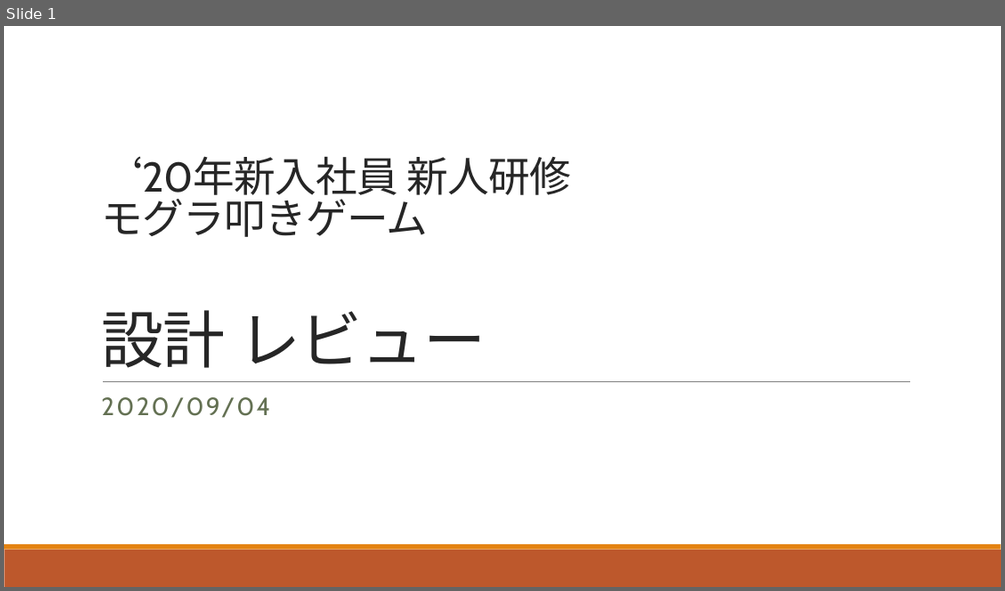
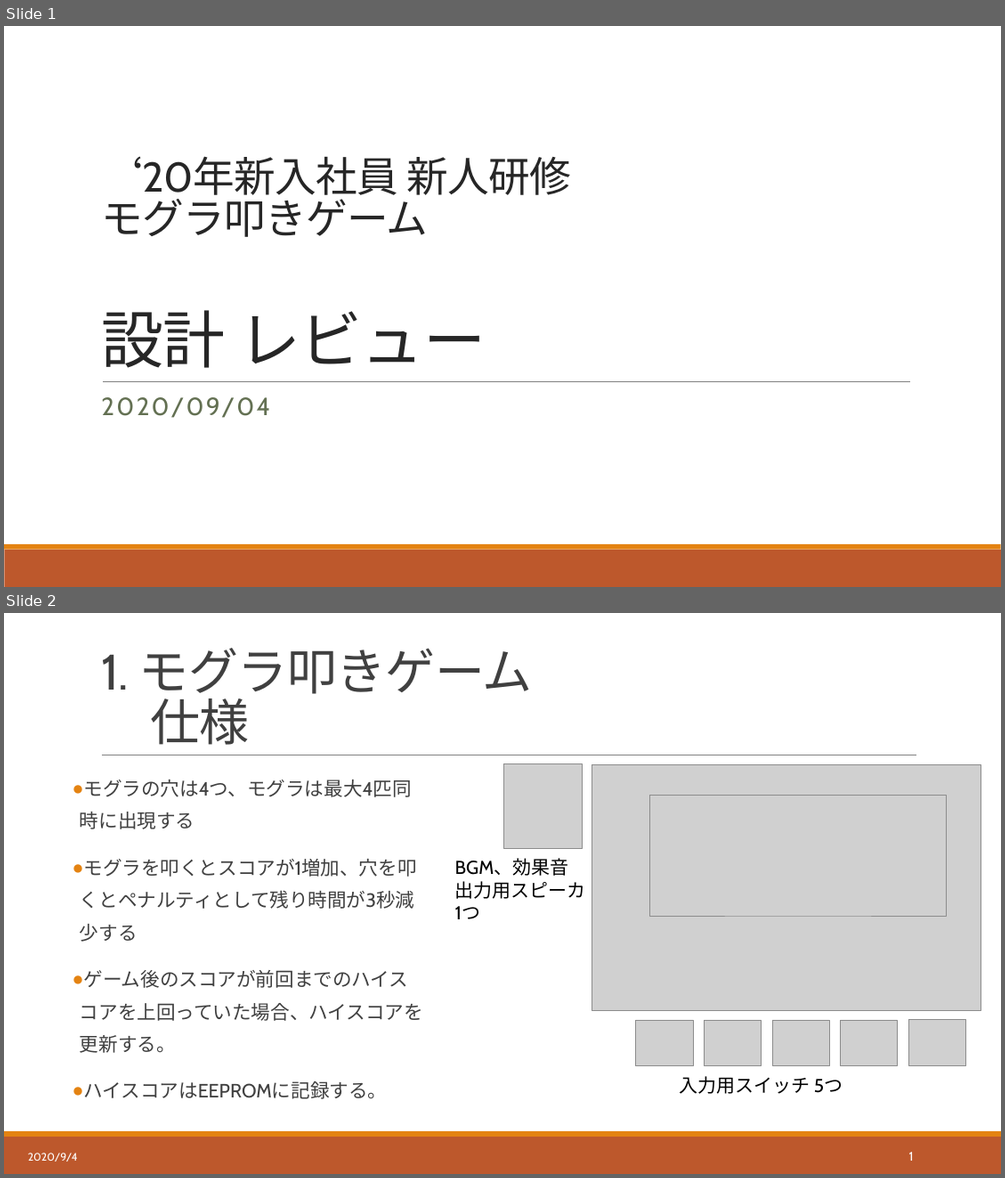
Before and after one commit to hakohumi/comp.train.whack-a-mole, a slide deck: 資料/設計書/発表資料/設計レビュー_発表資料.pptx. Shown one above the other, each under a label of ours: slide 1 before the commit, slides 1 and 2 after it. The pictures are 1005x591 and 1005x1178 pixels, drawn with LibreOffice and Linux fonts; fonts in the diff are those of the drawing; grey boxes stand for pictures. Boxes give left, top, right and bottom in pixels: in the first picture for what was removed or moved away, otherwise in the second. Text is boxed around its words. In the diff, an @@ line names an element or a change of style, - is before the commit and + after.

Commit message:
設計/レビュー発表資料作成 Fixes #75 仕様スライド、スライド順番、テスト仕様書スライド、前回からの変更点の追記

```diff
--- a/資料/設計書/発表資料/設計レビュー_発表資料.pptx
+++ b/資料/設計書/発表資料/設計レビュー_発表資料.pptx
@@ slide 2 added at box(4, 613, 1001, 1174), background #FFFFFF; not listed: 2 template elements that a slide beside it also shows @@
@@ title added at box(101, 648, 533, 745), 48 pt, text #404040 @@
+1. モグラ叩きゲーム
+仕様
@@ line added from (102, 755) to (917, 755), #808080 0.5 pt @@
@@ picture added at box(505, 763, 582, 848) @@
@@ picture added at box(592, 765, 980, 1010) @@
@@ text added at box(80, 779, 423, 1099), 18.5 pt, text #404040 @@
+● モグラの穴は4つ、モグラは最大4匹同時に出現する
+● モグラを叩くとスコアが1増加、穴を叩くとペナルティとして残り時間が3秒減少する
+● ゲーム後のスコアが前回までのハイスコアを上回っていた場合、ハイスコアを更新する。
+● ハイスコアはEEPROMに記録する。
@@ picture added at box(649, 795, 947, 916) @@
@@ text added at box(455, 859, 586, 919), 18 pt, text #000000 @@
+BGM、効果音
+出力用スピーカ
+1つ
@@ picture added at box(636, 1020, 693, 1065) @@
@@ picture added at box(704, 1020, 761, 1065) @@
@@ picture added at box(772, 1020, 829, 1065) @@
@@ picture added at box(841, 1020, 898, 1065) @@
@@ picture added at box(908, 1020, 965, 1065) @@
@@ text added at box(679, 1076, 842, 1094), 18 pt, text #000000 @@
+入力用スイッチ 5つ
@@ text added at box(28, 1152, 78, 1161), 10.5 pt, text #FFFFFF @@
+2020/9/4
@@ page number added at box(909, 1151, 914, 1160), 12 pt, text #FFFFFF @@
+1
```
Also in this commit, not shown: 5 slides changed, 1 other slide added.
